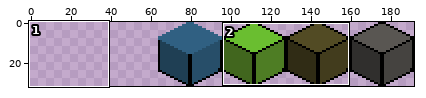
File history of a pixel-art file, assets/iso_tiles.aseprite. The first picture is a wide view before the edit; the outline marks the close-up.
Close-up. Before the edit:
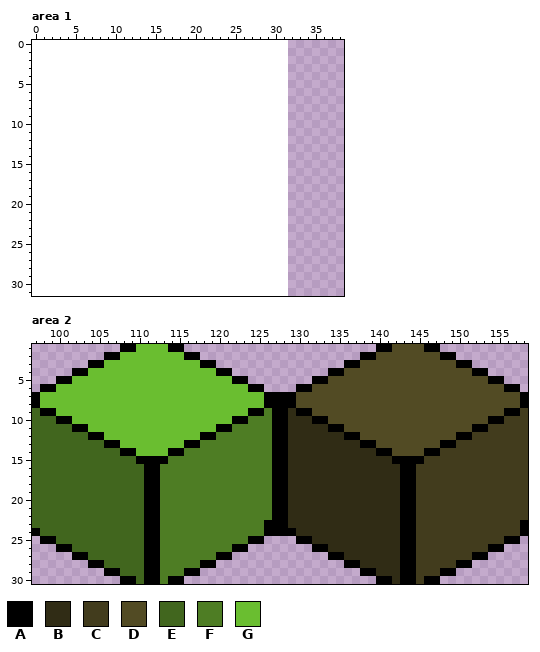
160x32 pixels, 1 frame. Shown: area 1: x 0..38, y 0..31; area 2: x 97..158, y 1..30. The old version is drawn lined up with the new one, on the new canvas.
Palette (. is transparent): A #000000  B #302c15  C #423c1d  D #524b24  E #41661e  F #4e7d24  G #6abe30
Once edited:
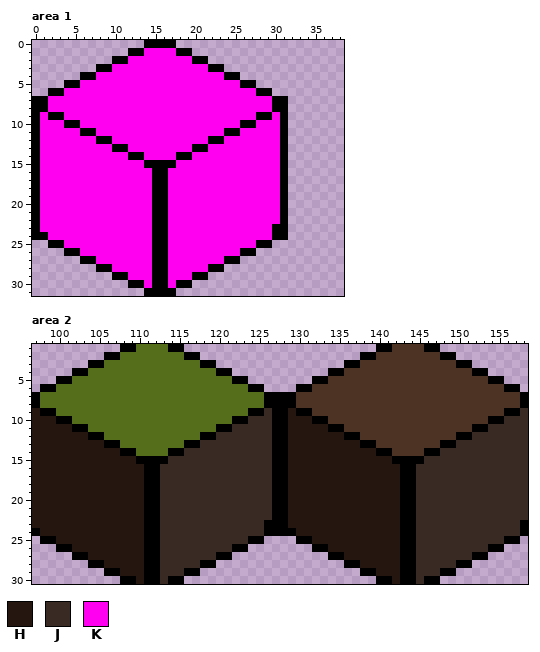
Colours new in this view: H #251710  J #3a2a24  K #ff00f0
Change:
canvas 160x32 -> 192x32, the old top-left corner now at 32,0
colour D: #524b24 -> #4d3324
colour G: #6abe30 -> #556e1c
Changed rows in their new state; - is a pixel that keeps its letter.
Area 1:
first column x 0:
 0 --------------AAAA--------------
 1 ------------AAKKKKAA------------
 2 ----------AAKKKKKKKKAA----------
 3 --------AAKKKKKKKKKKKKAA--------
 4 ------AAKKKKKKKKKKKKKKKKAA------
 5 ----AAKKKKKKKKKKKKKKKKKKKKAA----
 6 --AAKKKKKKKKKKKKKKKKKKKKKKKKAA--
 7 AAKKKKKKKKKKKKKKKKKKKKKKKKKKKKAA
 8 AAKKKKKKKKKKKKKKKKKKKKKKKKKKKKAA
 9 AKAAKKKKKKKKKKKKKKKKKKKKKKKKAAKA
10 AKKKAAKKKKKKKKKKKKKKKKKKKKAAKKKA
11 AKKKKKAAKKKKKKKKKKKKKKKKAAKKKKKA
12 AKKKKKKKAAKKKKKKKKKKKKAAKKKKKKKA
13 AKKKKKKKKKAAKKKKKKKKAAKKKKKKKKKA
14 AKKKKKKKKKKKAAKKKKAAKKKKKKKKKKKA
15 AKKKKKKKKKKKKKAAAAKKKKKKKKKKKKKA
16 AKKKKKKKKKKKKKKAAKKKKKKKKKKKKKKA
17 AKKKKKKKKKKKKKKAAKKKKKKKKKKKKKKA
18 AKKKKKKKKKKKKKKAAKKKKKKKKKKKKKKA
19 AKKKKKKKKKKKKKKAAKKKKKKKKKKKKKKA
20 AKKKKKKKKKKKKKKAAKKKKKKKKKKKKKKA
21 AKKKKKKKKKKKKKKAAKKKKKKKKKKKKKKA
22 AKKKKKKKKKKKKKKAAKKKKKKKKKKKKKKA
23 AKKKKKKKKKKKKKKAAKKKKKKKKKKKKKAA
24 AAKKKKKKKKKKKKKAAKKKKKKKKKKKKKAA
25 --AAKKKKKKKKKKKAAKKKKKKKKKKKAA--
26 ----AAKKKKKKKKKAAKKKKKKKKKAA----
27 ------AAKKKKKKKAAKKKKKKKAA------
28 --------AAKKKKKAAKKKKKAA--------
29 ----------AAKKKAAKKKAA----------
30 ------------AAKAAKAA------------
31 --------------AAAA--------------
Area 2:
first column x 97:
 9 H----------------------------J--H----------------------------J
10 HHH------------------------JJJ--HHH------------------------JJJ
11 HHHHH--------------------JJJJJ--HHHHH--------------------JJJJJ
12 HHHHHHH----------------JJJJJJJ--HHHHHHH----------------JJJJJJJ
13 HHHHHHHHH------------JJJJJJJJJ--HHHHHHHHH------------JJJJJJJJJ
14 HHHHHHHHHHH--------JJJJJJJJJJJ--HHHHHHHHHHH--------JJJJJJJJJJJ
15 HHHHHHHHHHHHH----JJJJJJJJJJJJJ--HHHHHHHHHHHHH----JJJJJJJJJJJJJ
16 HHHHHHHHHHHHHH--JJJJJJJJJJJJJJ--HHHHHHHHHHHHHH--JJJJJJJJJJJJJJ
17 HHHHHHHHHHHHHH--JJJJJJJJJJJJJJ--HHHHHHHHHHHHHH--JJJJJJJJJJJJJJ
18 HHHHHHHHHHHHHH--JJJJJJJJJJJJJJ--HHHHHHHHHHHHHH--JJJJJJJJJJJJJJ
19 HHHHHHHHHHHHHH--JJJJJJJJJJJJJJ--HHHHHHHHHHHHHH--JJJJJJJJJJJJJJ
20 HHHHHHHHHHHHHH--JJJJJJJJJJJJJJ--HHHHHHHHHHHHHH--JJJJJJJJJJJJJJ
21 HHHHHHHHHHHHHH--JJJJJJJJJJJJJJ--HHHHHHHHHHHHHH--JJJJJJJJJJJJJJ
22 HHHHHHHHHHHHHH--JJJJJJJJJJJJJJ--HHHHHHHHHHHHHH--JJJJJJJJJJJJJJ
23 HHHHHHHHHHHHHH--JJJJJJJJJJJJJ---HHHHHHHHHHHHHH--JJJJJJJJJJJJJ-
24 -HHHHHHHHHHHHH--JJJJJJJJJJJJJ----HHHHHHHHHHHHH--JJJJJJJJJJJJJ-
25 ---HHHHHHHHHHH--JJJJJJJJJJJ--------HHHHHHHHHHH--JJJJJJJJJJJ---
26 -----HHHHHHHHH--JJJJJJJJJ------------HHHHHHHHH--JJJJJJJJJ-----
27 -------HHHHHHH--JJJJJJJ----------------HHHHHHH--JJJJJJJ-------
28 ---------HHHHH--JJJJJ--------------------HHHHH--JJJJJ---------
29 -----------HHH--JJJ------------------------HHH--JJJ-----------
30 -------------H--J----------------------------H--J-------------
Where, in picture pixels (left, top, right, bottom), the same in both close-ups:
added: (32, 40, 288, 296)
changed: (32, 344, 528, 584)
